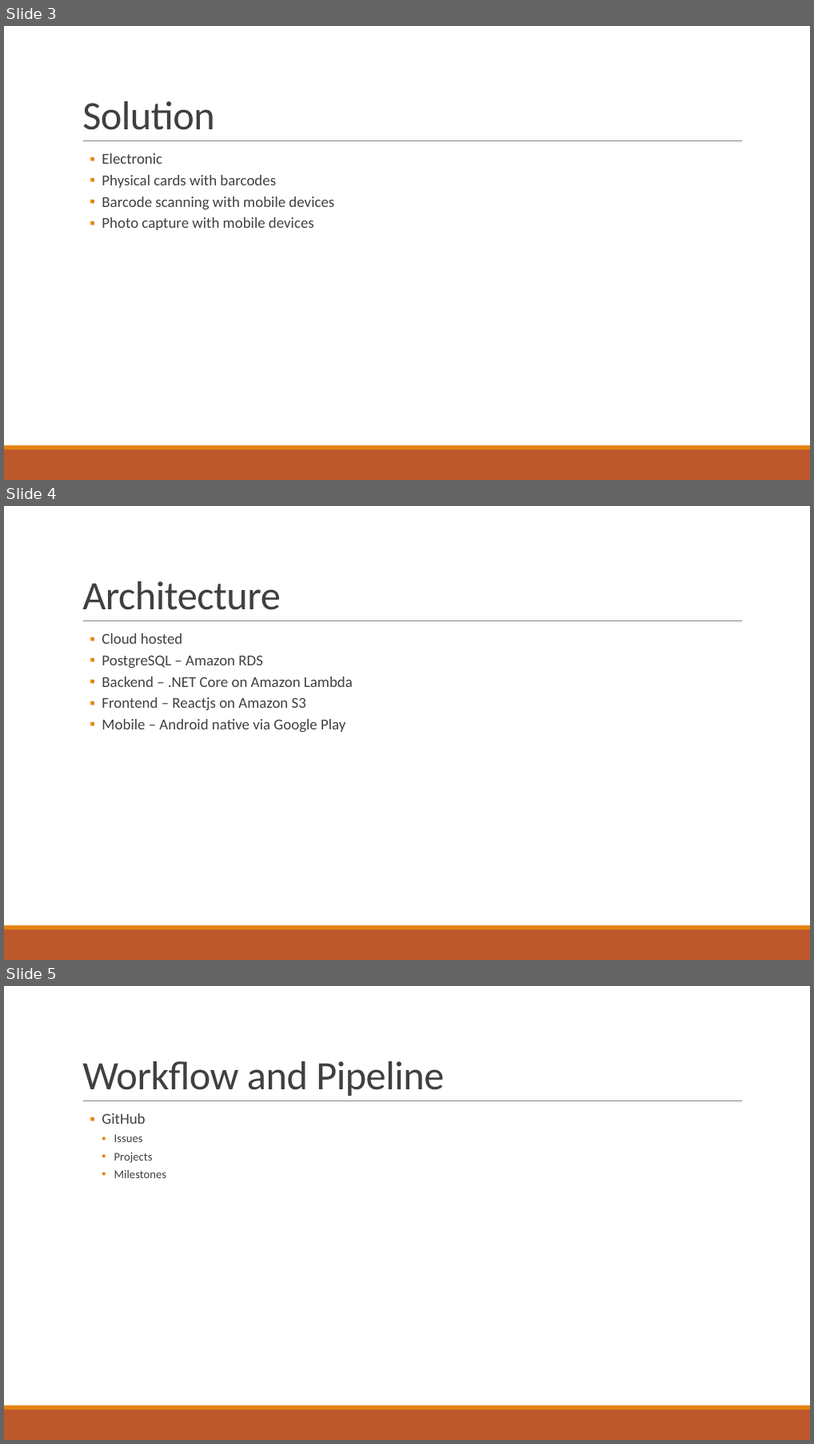
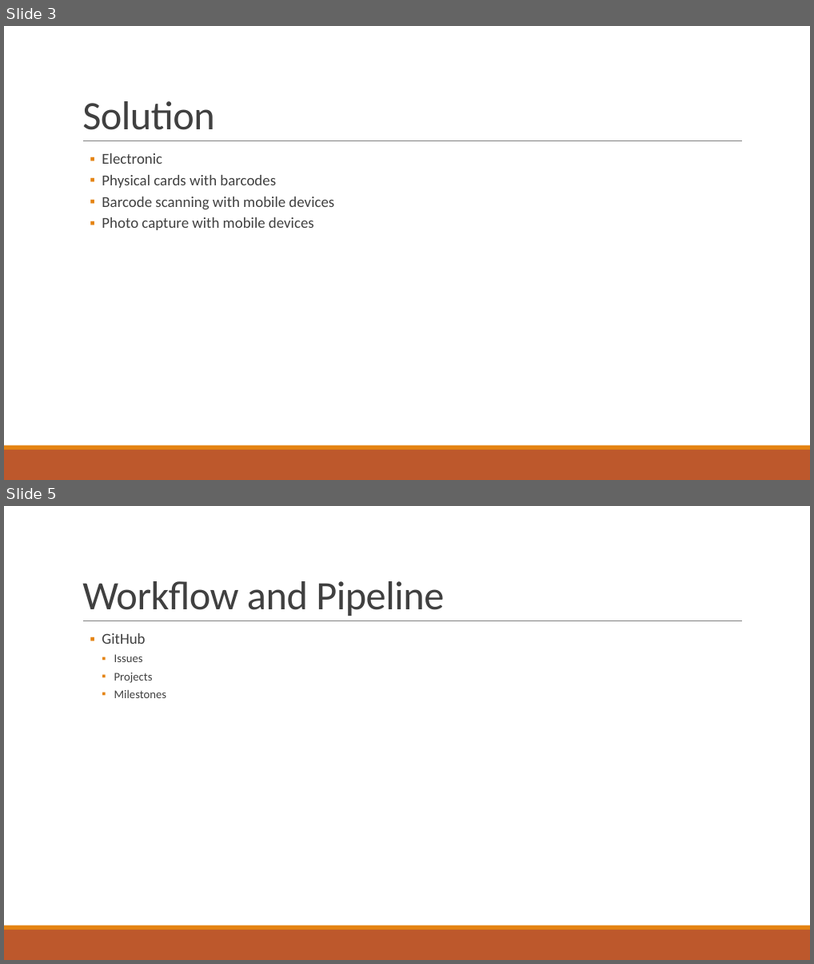
Before and after one commit to qccoders/presentations, a slide deck: QC Coders - Quad Cities Veterans Outreach Center.pptx. Shown one above the other, each under a label of ours: slides 3, 4 and 5 before the commit, slides 3 and 5 after it; the slides between them are not shown. The pictures are 814x1444 and 814x964 pixels, drawn with LibreOffice and Linux fonts; fonts in the diff are those of the drawing. Boxes give left, top, right and bottom in pixels: in the first picture for what was removed or moved away, otherwise in the second. Text is boxed around its words. In the diff, an @@ line names an element or a change of style, - is before the commit and + after.

```diff
--- a/QC Coders - Quad Cities Veterans Outreach Center.pptx
+++ b/QC Coders - Quad Cities Veterans Outreach Center.pptx
@@ slide 4 removed at (4, 506, 810, 960), background #FFFFFF; not listed: 3 template elements that a slide beside it also shows @@
@@ title removed at (82, 581, 281, 610) @@
-Architecture
@@ text removed at (102, 633, 353, 732) @@
-  ▪ Cloud hosted
-  ▪ PostgreSQL – Amazon RDS
-  ▪ Backend – .NET Core on Amazon Lambda
-  ▪ Frontend – Reactjs on Amazon S3
-  ▪ Mobile – Android native via Google Play
```
Also in this commit, not shown: 1 slide added.
